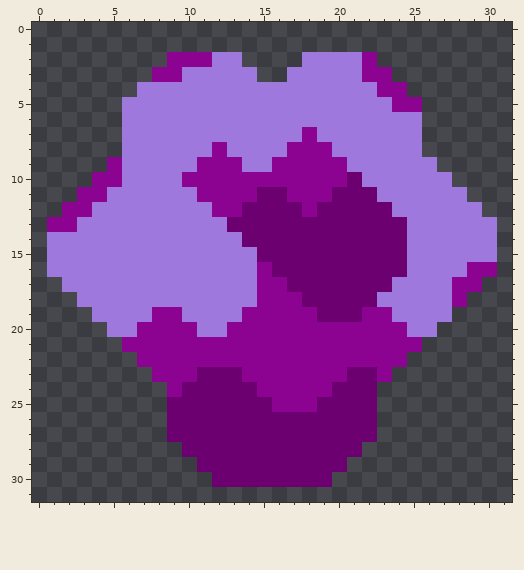
Edited in one commit: pixel-art sprite (sprites/items/living-steel/living-steel-7.png). That is the earlier state.
The file is 32x32 pixels.
New version:
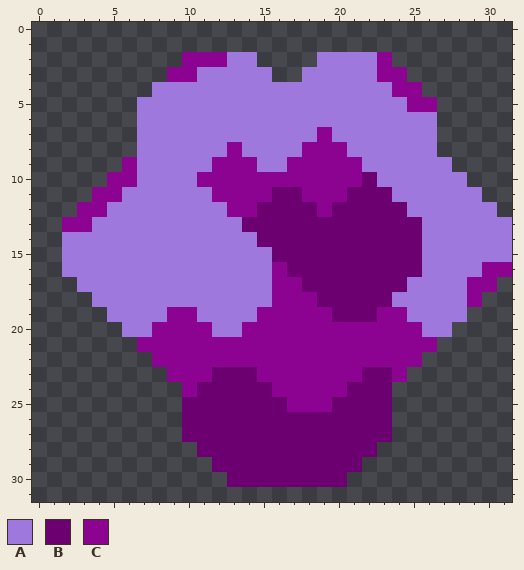
Palette (. is transparent): A #9e78dc  B #6d0071  C #8c0291
What changed:
Changed rows in their new state; - is an unchanged pixel.
first column x 1:
 2 --------.--C-A---.---AC--------
 3 -------.-C----A-.----A-C-------
 4 ------.---------------A-C------
 5 -----.-----------------A-C-----
 6 -----.-------------------A-----
 7 -----.-----------AC------A-----
 8 -----.-----AC---A--C-----A-----
 9 ----.C----A--C-A----C-----A----
10 ---.-C---A----------CB-----A---
11 --.-C-----A---C-B--C--B-----A--
12 -.-C-------A-C---BC----B-----A-
13 .-C---------A-----------B-----A
14 .------------A----------B-----A
15 .-------------A---------B-----A
16 .-------------AC--------B---A-C
17 -.------------A-C------B---A-C-
18 --.-----------A--C----B----AC--
19 ---.---A-C---A----C--B-C---A---
20 ----.-A---C-A-----------C-A----
21 -----.-------------------C-----
22 ------.-----------------C------
23 -------.--C--B------C-BC-------
24 --------.C----B----C--B--------
25 --------.------B--C---B--------
26 --------.-------------B--------
27 --------.-------------B--------
28 ---------.-----------B---------
29 ----------.---------B----------
30 -----------.-------B-----------
Where, in picture pixels (left, top, right, bottom), the same in both pictures:
changed: (47, 52, 512, 487)
